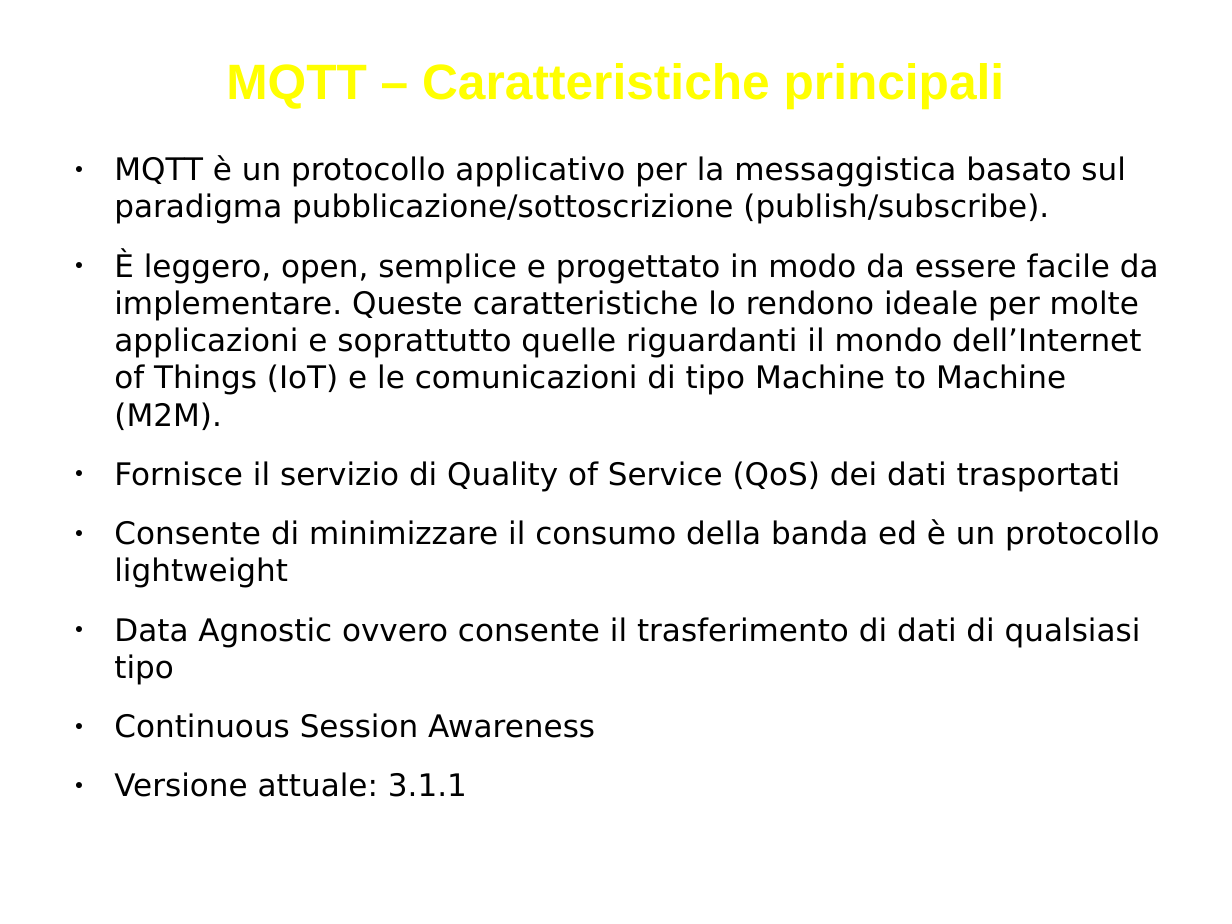
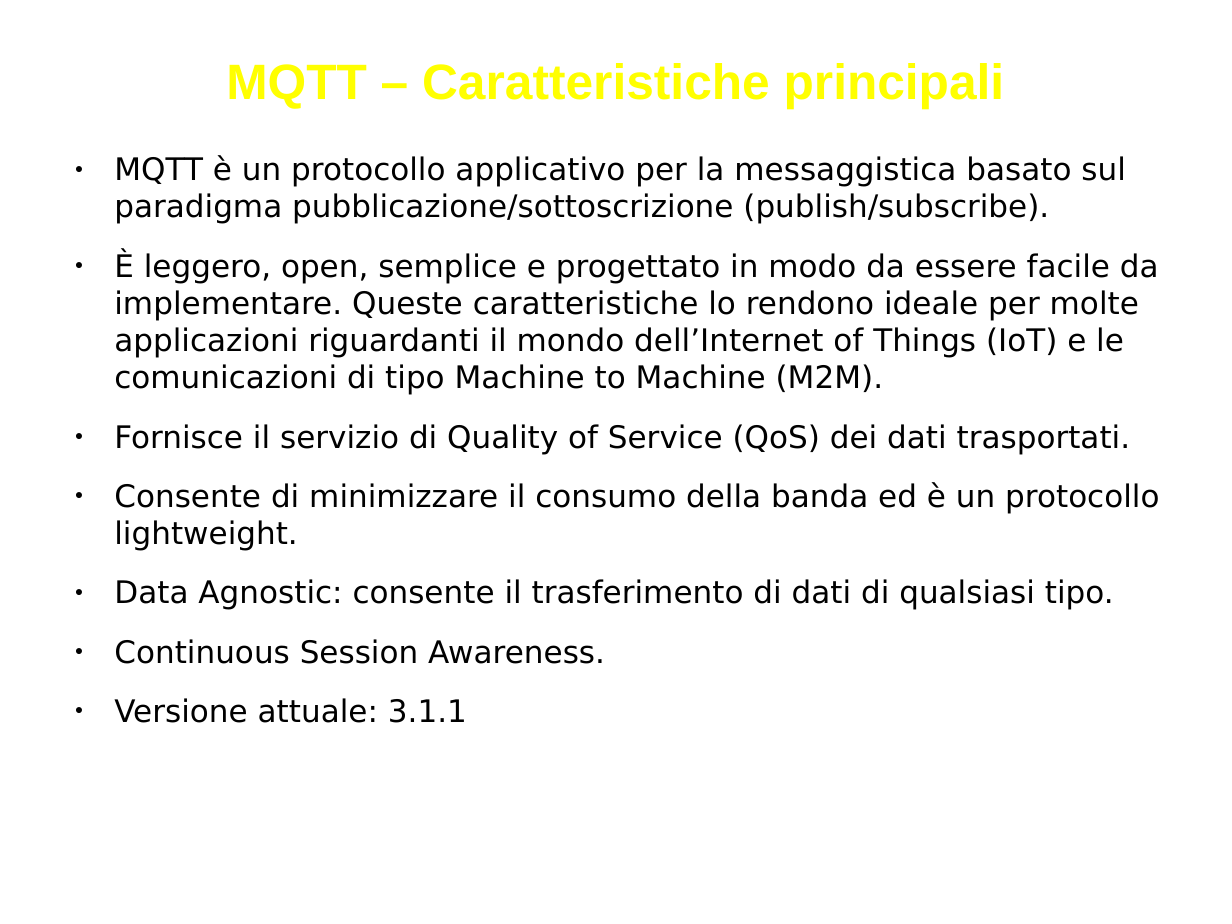
Before and after one commit to biagiom/QuakeSense, a slide deck: slide 22 of Presentazione_QuakeSense.odp (slide 21 before the commit). Drawn at 1232x924 pixels with LibreOffice and Linux fonts; fonts in the diff are those of the drawing. Boxes give left, top, right and bottom in pixels: in the first picture for what was removed or moved away, otherwise in the second. Text is boxed around its words. In the diff, an @@ line names an element or a change of style, - is before the commit and + after.

```diff
--- a/Presentazione_QuakeSense.odp
+++ b/Presentazione_QuakeSense.odp
@@ text at <box>114,251,1159,664</box>: text changed @@
-● È leggero, open, semplice e progettato in modo da essere facile da implementare. Queste caratteristiche lo rendono ideale per molte applicazioni e soprattutto quelle riguardanti il mondo dell’Internet of Things (IoT) e le comunicazioni di tipo Machine to Machine (M2M).
-● Fornisce il servizio di Quality of Service (QoS) dei dati trasportati
-● Consente di minimizzare il consumo della banda ed è un protocollo lightweight
-● Data Agnostic ovvero consente il trasferimento di dati di qualsiasi tipo
-● Continuous Session Awareness
+● È leggero, open, semplice e progettato in modo da essere facile da implementare. Queste caratteristiche lo rendono ideale per molte applicazioni riguardanti il mondo dell’Internet of Things (IoT) e le comunicazioni di tipo Machine to Machine (M2M).
+● Fornisce il servizio di Quality of Service (QoS) dei dati trasportati.
+● Consente di minimizzare il consumo della banda ed è un protocollo lightweight.
+● Data Agnostic: consente il trasferimento di dati di qualsiasi tipo.
+● Continuous Session Awareness.
```
Also in this commit, not shown: 12 other slides changed, 1 slide added, 1 other file.
